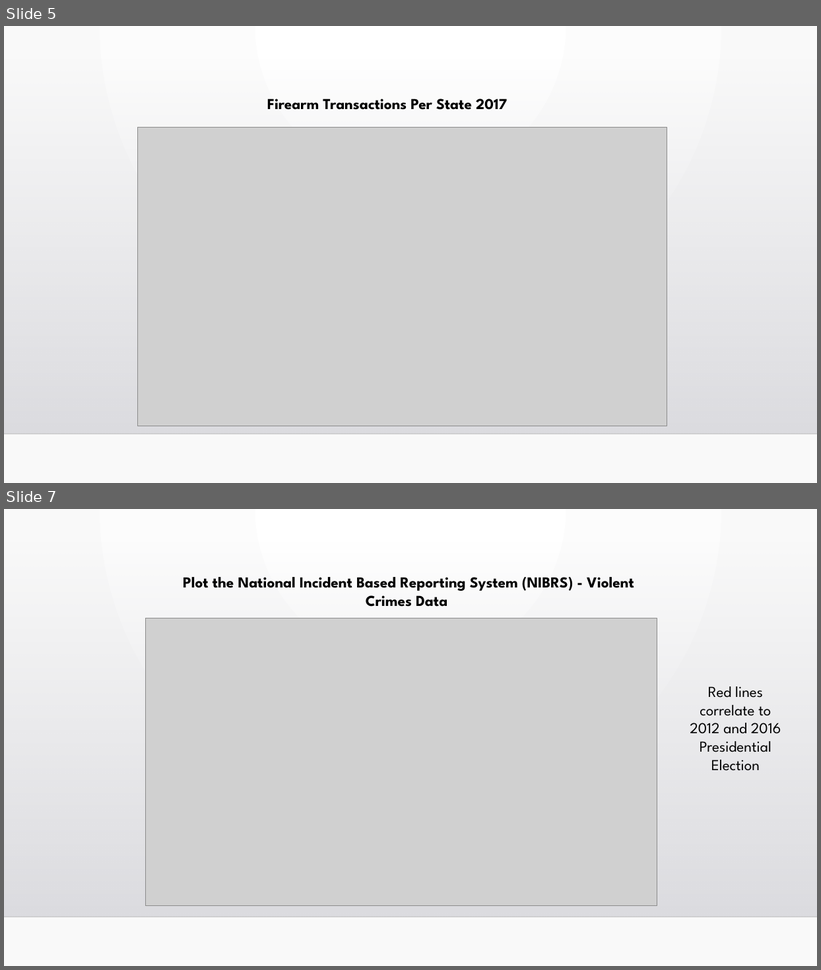
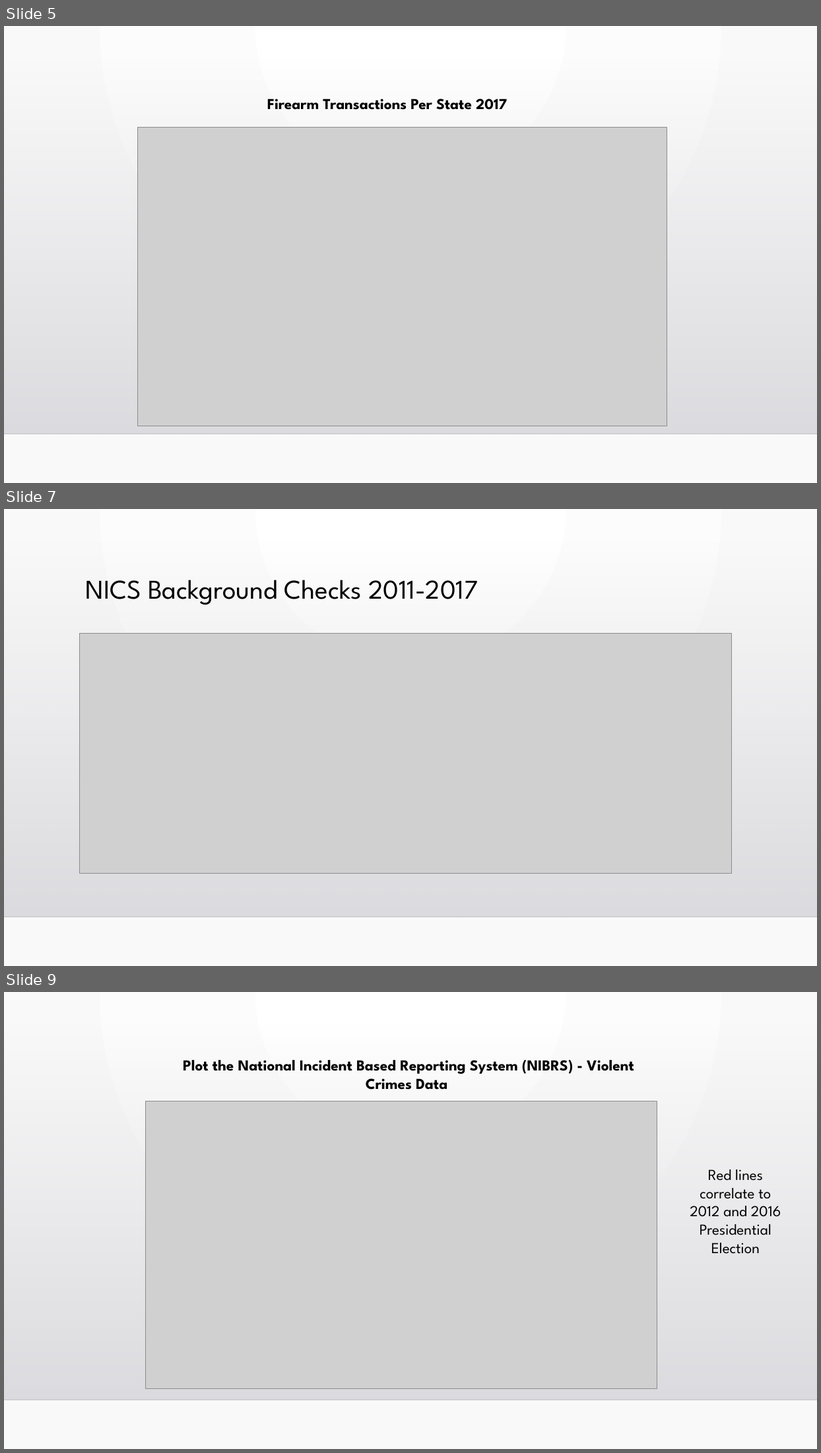
Before and after one commit to vabigdatamover/dream-team, a slide deck: Firearm Registration correlated to state_0725.pptx. Shown one above the other, each under a label of ours: slides 5 and 7 before the commit, slides 5, 7 and 9 after it; the slides between them are not shown. The pictures are 821x970 and 821x1453 pixels, drawn with LibreOffice and Linux fonts; fonts in the diff are those of the drawing; grey boxes stand for pictures; background and template pictures are left out. Boxes give left, top, right and bottom in pixels: in the first picture for what was removed or moved away, otherwise in the second. Text is boxed around its words. In the diff, an @@ line names an element or a change of style, - is before the commit and + after.

```diff
--- a/Firearm Registration correlated to state_0725.pptx
+++ b/Firearm Registration correlated to state_0725.pptx
@@ slide 7 added at (4,509,817,966), background gradient #FFFFFF to #FAFAFA; not listed: 2 template elements that a slide beside it also shows @@
@@ title added at (85,580,478,605), 32 pt, text #000000 @@
+NICS Background Checks 2011-2017
@@ picture added at (80,634,733,874) @@
@@ what was slide 7 is now slide 9 @@
```
Also in this commit, not shown: 2 slides changed, 3 other slides added, 1 slide removed, 1 other file.
